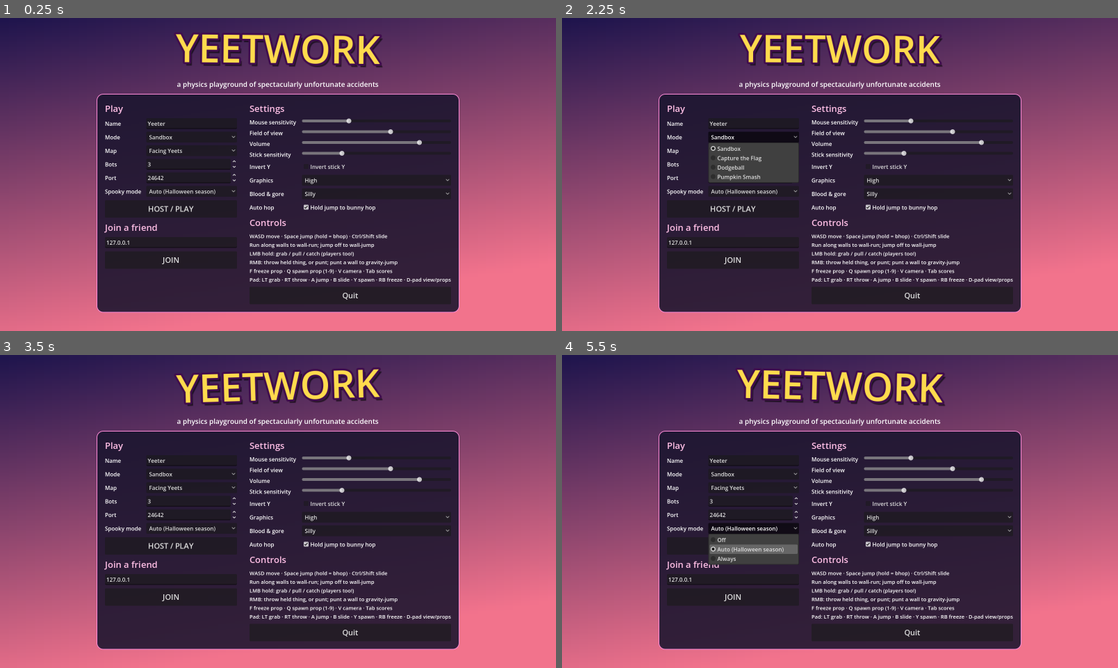
Above: before the commit, frames 1-4 (two rows, left to right).
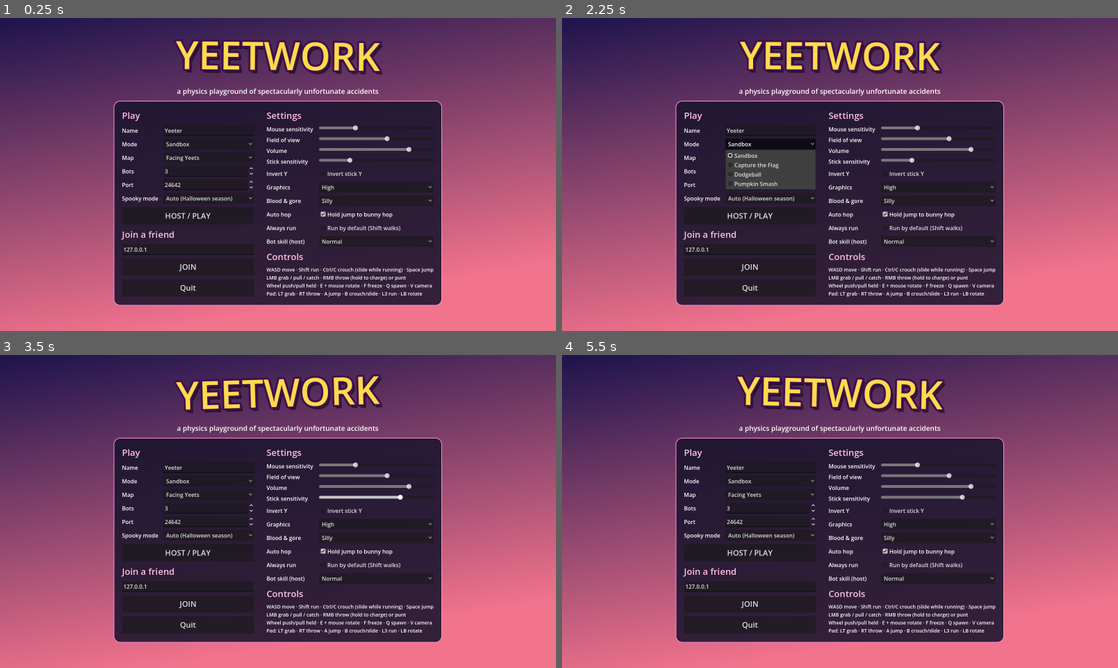
Above: after the commit, the same moments.

Repository: badsadcode/yeetwork
Game: Godot game, scene res://main.tscn
The game is run twice, just before and just after one commit, with the same random seed, the same clock (stepped at 60 frames per second) and the same inputs.
Inputs (mouse positions are in pixels of both pictures, inside the frame that each line leads up to):
- Up to frame 1 (0.25 s): no input
- Up to frame 2 (2.25 s): click (940, 240) at 0.5 s, where only the run after the commit has a clickable "Normal"; click (940, 240) at 1.25 s, where only the run after the commit has a clickable "Normal"; click "Sandbox" at 2 s
- Up to frame 3 (3.5 s): tap Enter at 2.75 s; move the mouse to (400, 495) at 2.77 s; hold D (move_right) from 2.78 s (still down); hold Ctrl (crouch) from 2.78 s (still down); click (400, 495) at 2.92 s; tap Space (jump) at 3.02, 3.32 s; tap Shift (run, bound only after the commit) at 3.05 s
- Up to frame 4 (5.5 s): move the mouse to (728, 527) at 3.52 s; release D (move_right) at 3.53 s; release Ctrl (crouch) at 3.53 s; hold S (move_back) 3.53-4.28 s; tap Shift (run, bound only after the commit) at 3.6 s; click (728, 527) at 3.67 s; tap Space (jump) at 3.77, 4.07, 5.1, 5.27 s; tap C at 3.8, 4.35 s; move the mouse to (895, 442) at 4.27 s; hold D (move_right) 4.28-5.03 s; hold Space (jump) 4.28-5.03 s; click (895, 442) at 4.42 s; move the mouse to (812, 574) at 5.02 s; hold W (move_forward) from 5.03 s (still down); click (812, 574) at 5.17 s; tap Ctrl (crouch) at 5.3 s

The runs differ from the first frame. In frame 1, 17% of the frame differs, in the area x 17-83%, y 5-95%; in frame 2, 18%; in frame 3, 17%; in frame 4, 18%, in the area x 17-83%, y 4-95%.

Commit message:
Walk/run movement, Always run option, bot skill levels
- Characters walk by default (5 m/s); hold Shift to run (9.5 m/s). On a
  pad, clicking L3 toggles running until you stop. Settings > Always run
  flips it: run by default, Shift walks
- Shift no longer crouches. Crouch is Ctrl/C (B on a pad) and only turns
  into a slide when running
- Bot skill setting (Easy / Normal / Hard, default Normal). Easy and
  Normal turn slower, aim sloppier, lead less, wait longer before
  throwing, punt less, see less far, bunny hop less and hang back instead
  of shoving the prop into you. Hard is the old bot. --bot-skill flag
- Menu controls text updated; Quit moved so the menu fits 1280x800
- Tests: walk speed, no slide while walking

Co-Authored-By: Claude Opus 5.5 <noreply@anthropic.com>
Claude-Session: https://claude.ai/code/session_0158inPvinANtwyDsJ2ShGXm

Diff:
--- a/scripts/bots/bot_brain.gd
+++ b/scripts/bots/bot_brain.gd
@@ -21,6 +21,22 @@
 var _punt_cd := 0.0
 var _jump_held := false
 var _release_in := 0.0
+var _hopping := false
+var _miss := Vector3.ZERO # per-target aim error, re-rolled each think
+
+# Per Game.bot_skill (easy, normal, hard). Hard is the original, merciless bot.
+const TURN_RATE := [2.5, 4.0, 7.0]
+const AIM_SLOP := [3.2, 1.8, 0.0] # metres of miss at the target
+const LEAD := [0.0, 0.5, 1.0]
+const THROW_DELAY := [1.6, 1.0, 0.4]
+const SIGHT := [28.0, 42.0, 60.0]
+const PUNT_REST := [3.0, 1.8, 1.0]
+const HOP := [0.15, 0.4, 0.7]
+const CHARGE := [0.0, 0.6, 1.0]
+
+
+func _skill() -> int:
+	return clampi(Game.bot_skill, 0, 2)
 
 
 func _init(p_pl: Player, p_world: Node) -> void:
@@ -41,7 +57,9 @@
 	_think -= delta
 	_punt_cd -= delta
 	if _think <= 0.0:
-		_think = 0.25 + _rng.randf() * 0.2
+		_think = 0.25 + _rng.randf() * 0.2 + (2 - _skill()) * 0.1
+		_miss = Vector3(_rng.randf_range(-1, 1), _rng.randf_range(-0.5, 1), _rng.randf_range(-1, 1)) * AIM_SLOP[_skill()]
+		_hopping = _rng.randf() < HOP[_skill()]
 		_reconsider()
 
 	var holding := pl.gun.held_kind != GravityGun.Kind.NONE
@@ -59,9 +77,12 @@
 			look_at = _goal + Vector3.UP
 		elif _enemy and is_instance_valid(_enemy) and _enemy.is_alive():
 			var d := eye.distance_to(_enemy.body_center())
-			var lead := _enemy.velocity * clampf(d / 35.0, 0.0, 0.8)
-			look_at = _enemy.body_center() + lead + Vector3.UP * d * 0.02
-			if d < 40.0 and _hold_timer > 0.4 and _can_see(_enemy.body_center()) and _aim_error(look_at) < 0.12:
+			var lead: Vector3 = _enemy.velocity * clampf(d / 35.0, 0.0, 0.8) * LEAD[_skill()]
+			look_at = _enemy.body_center() + lead + Vector3.UP * d * 0.02 + _miss * clampf(d / 15.0, 0.7, 1.5)
+			# Weaker bots hang back to throw instead of bulldozing you with the prop.
+			if _skill() < 2:
+				want_move = d > 7.0 + (1 - _skill()) * 4.0
+			if d < 40.0 and _hold_timer > THROW_DELAY[_skill()] and _can_see(_enemy.body_center()) and _aim_error(look_at) < 0.12:
 				_throw(d)
 		elif _hold_timer > 4.0:
 			_throw()
@@ -90,7 +111,7 @@
 				look_at = _enemy.body_center()
 				if _aim_error(look_at) < 0.3:
 					world.gun_action(pl, GravityGun.Action.THROW)
-					_punt_cd = 1.0 + _rng.randf()
+					_punt_cd = PUNT_REST[_skill()] + _rng.randf()
 	_aim(look_at, delta)
 	_steer(delta, want_move)
 
@@ -100,7 +121,7 @@
 	if _release_in > 0.0:
 		return
 	world.gun_action(pl, GravityGun.Action.THROW)
-	_release_in = clampf((distance - 8.0) / 25.0, 0.05, GravityGun.CHARGE_TIME) + _rng.randf() * 0.1
+	_release_in = clampf((distance - 8.0) / 25.0, 0.05, GravityGun.CHARGE_TIME) * CHARGE[_skill()] + 0.05 + _rng.randf() * 0.1
 
 
 func _finish_throw() -> void:
@@ -169,7 +190,7 @@
 
 func _find_enemy() -> Player:
 	var best: Player = null
-	var best_d := 60.0
+	var best_d: float = SIGHT[_skill()]
 	for o: Player in world.players.values():
 		if o == pl or not o.is_alive() or world.are_teammates(o, pl):
 			continue
@@ -213,7 +234,7 @@
 		return
 	_aim_yaw = atan2(-to.x, -to.z)
 	_aim_pitch = atan2(to.y, Vector2(to.x, to.z).length())
-	var k := 1.0 - exp(-7.0 * delta)
+	var k := 1.0 - exp(-TURN_RATE[_skill()] * delta)
 	pl.yaw = lerp_angle(pl.yaw, _aim_yaw, k)
 	pl.pitch = lerpf(pl.pitch, clampf(_aim_pitch, -1.4, 1.4), k)
 
@@ -254,7 +275,7 @@
 		_stuck += delta
 	else:
 		_stuck = 0.0
-	var hop := to.length() > 12.0 and _rng.randf() < 0.7
+	var hop := to.length() > 12.0 and _hopping
 	if _stuck > 0.5:
 		cmd.jump_pressed = true
 		_stuck = 0.0
--- a/scripts/core/game.gd
+++ b/scripts/core/game.gd
@@ -47,6 +47,8 @@
 var fov := 100.0
 var gore_level := 1 # 0 = off, 1 = silly, 2 = extreme
 var auto_bhop := true
+var always_run := false
+var bot_skill := 1 # 0 = easy, 1 = normal, 2 = hard
 var graphics := -1 # 0 = low, 1 = medium, 2 = high; -1 = pick automatically
 var stick_sensitivity := 1.0
 var invert_y := false
@@ -114,6 +116,8 @@
 	cfg.set_value("player", "fov", fov)
 	cfg.set_value("player", "gore", gore_level)
 	cfg.set_value("player", "auto_bhop", auto_bhop)
+	cfg.set_value("player", "always_run", always_run)
+	cfg.set_value("match", "bot_skill", bot_skill)
 	cfg.set_value("match", "halloween", halloween)
 	cfg.set_value("video", "graphics", graphics)
 	cfg.set_value("player", "stick_sensitivity", stick_sensitivity)
@@ -139,6 +143,8 @@
 	fov = cfg.get_value("player", "fov", fov)
 	gore_level = cfg.get_value("player", "gore", gore_level)
 	auto_bhop = cfg.get_value("player", "auto_bhop", auto_bhop)
+	always_run = cfg.get_value("player", "always_run", always_run)
+	bot_skill = cfg.get_value("match", "bot_skill", bot_skill)
 	halloween = cfg.get_value("match", "halloween", halloween)
 	graphics = cfg.get_value("video", "graphics", graphics)
 	stick_sensitivity = cfg.get_value("player", "stick_sensitivity", stick_sensitivity)
@@ -232,7 +238,8 @@
 	_key("move_left", [KEY_A, KEY_LEFT])
 	_key("move_right", [KEY_D, KEY_RIGHT])
 	_key("jump", [KEY_SPACE])
-	_key("crouch", [KEY_CTRL, KEY_C, KEY_SHIFT])
+	_key("crouch", [KEY_CTRL, KEY_C])
+	_key("run", [KEY_SHIFT])
 	_key("freeze_prop", [KEY_F])
 	_key("spawn_prop", [KEY_Q])
 	_key("toggle_view", [KEY_V])
@@ -262,7 +269,7 @@
 	_pad("suicide", JOY_BUTTON_DPAD_DOWN)
 	_pad("prev_slot", JOY_BUTTON_DPAD_LEFT)
 	_pad("next_slot", JOY_BUTTON_DPAD_RIGHT)
-	_pad("crouch", JOY_BUTTON_LEFT_STICK)
+	_pad("run_toggle", JOY_BUTTON_LEFT_STICK)
 	_pad("freeze_prop", JOY_BUTTON_RIGHT_SHOULDER)
 	_axis("move_forward", JOY_AXIS_LEFT_Y, -1.0)
 	_axis("move_back", JOY_AXIS_LEFT_Y, 1.0)
--- a/scripts/core/main.gd
+++ b/scripts/core/main.gd
@@ -3,7 +3,7 @@
 ## network peer.
 ##
 ## Command line (after `--`):  --host  --join <ip>  --mode sandbox|ctf|dodgeball
-##   --bots <n>  --port <n>  --name <name>  --autotest <seconds>  (quit after N seconds)
+##   --bots <n>  --bot-skill 0|1|2  --port <n>  --name <name>  --autotest <seconds>  (quit after N seconds)
 ##   --screenshot <png> (save a screenshot after 2.5 s, then quit)
 ##   --map prime|facing|<map name in res://maps>  --validate (check a map, then quit)  --test (gameplay smoke tests)  --tour <dir> [--tour-mode destruction|charge]  (save screenshots from fixed viewpoints, then quit)
 
@@ -55,6 +55,9 @@
 			"--map":
 				# Built-in key ("prime", "facing"), a map file name in res://maps, or a path.
 				Game.map = next if next in ["prime", "facing"] or next.begins_with("res://") else "res://maps/%s.tscn" % next.trim_suffix(".tscn")
+				i += 1
+			"--bot-skill":
+				Game.bot_skill = int(next)
 				i += 1
 			"--bots":
 				Game.bot_count = int(next)
--- a/scripts/player/player.gd
+++ b/scripts/player/player.gd
@@ -26,7 +26,8 @@
 
 const GRAVITY := 24.0
 const MAX_SPEED := 9.5
-const CROUCH_SPEED := 4.5
+const WALK_SPEED := 5.0
+const CROUCH_SPEED := 3.5
 const GROUND_ACCEL := 11.0
 const AIR_ACCEL := 14.0
 const AIR_CAP := 0.75
@@ -55,6 +56,7 @@
 	var jump := false
 	var jump_pressed := false
 	var crouch := false
+	var run := true # bots and tests always run; local humans walk unless running
 
 
 # Identity (replicated).
@@ -84,6 +86,7 @@
 var bot_brain: RefCounted
 
 var crouched := false
+var _run_toggle := false
 var sliding := false
 var wallrunning := false
 var wall_normal := Vector3.ZERO
@@ -313,6 +316,7 @@
 		cmd.jump = false
 		cmd.jump_pressed = false
 		cmd.crouch = false
+		cmd.run = false
 		return
 	# Gamepad look.
 	var look := Input.get_vector("look_left", "look_right", "look_up", "look_down")
@@ -331,6 +335,12 @@
 	_jump_held_last = jump_now
 	cmd.jump = jump_now
 	cmd.crouch = Input.is_action_pressed("crouch")
+	# Shift / L3 runs (L3 toggles until you stop); with "Always run" they walk instead.
+	if Input.is_action_just_pressed("run_toggle"):
+		_run_toggle = not _run_toggle
+	if cmd.move.length() < 0.2:
+		_run_toggle = false
+	cmd.run = Game.always_run != (Input.is_action_pressed("run") or _run_toggle)
 	if not is_alive():
 		return
 	if Input.is_action_just_pressed("gun_grab"):
@@ -438,7 +448,7 @@
 	# Crouch / stand.
 	if cmd.crouch and not crouched:
 		_set_crouched(true)
-		if grounded and horizontal_speed() > SLIDE_MIN_SPEED:
+		if grounded and cmd.run and horizontal_speed() > SLIDE_MIN_SPEED:
 			_start_slide()
 	elif not cmd.crouch and crouched and _can_stand():
 		_set_crouched(false)
@@ -460,7 +470,8 @@
 			_slide(delta, wish_dir)
 		else:
 			_friction(delta, FRICTION)
-			_accelerate(wish_dir, (CROUCH_SPEED if crouched else MAX_SPEED) * wish_speed, GROUND_ACCEL, delta)
+			var top := CROUCH_SPEED if crouched else (MAX_SPEED if cmd.run else WALK_SPEED)
+			_accelerate(wish_dir, top * wish_speed, GROUND_ACCEL, delta)
 		var floor_n := get_floor_normal()
 		if floor_n.is_normalized():
 			velocity = velocity.slide(floor_n)
--- a/scripts/ui/hud.gd
+++ b/scripts/ui/hud.gd
@@ -213,7 +213,7 @@
 func _build_pause() -> void:
 	_pause = PanelContainer.new()
 	_pause.set_anchors_preset(Control.PRESET_CENTER)
-	_pause.position = Vector2(-240, -250)
+	_pause.position = Vector2(-240, -330)
 	_pause.custom_minimum_size = Vector2(480, 0)
 	_pause.add_theme_stylebox_override("panel", _panel_style(0.92))
 	_pause.visible = false
--- a/scripts/ui/main_menu.gd
+++ b/scripts/ui/main_menu.gd
@@ -141,10 +141,10 @@
 	right.add_child(SettingsForm.build_settings_controls())
 	_header(right, "Controls")
 	var help := Label.new()
-	help.text = "WASD move · Space jump (hold = bhop) · Ctrl/Shift slide\nRun along walls to wall-run; jump off to wall-jump\nLMB hold: grab / pull / catch (players too!)\nRMB: throw held thing, or punt; punt a wall to gravity-jump\nF freeze prop · Q spawn prop (1-9) · V camera · Tab scores\nPad: LT grab · RT throw · A jump · B slide · Y spawn · RB freeze · D-pad view/props"
-	help.add_theme_font_size_override("font_size", 15)
+	help.text = "WASD move · Shift run · Ctrl/C crouch (slide while running) · Space jump\nLMB grab / pull / catch · RMB throw (hold to charge) or punt\nWheel push/pull held · E + mouse rotate · F freeze · Q spawn · V camera\nPad: LT grab · RT throw · A jump · B crouch/slide · L3 run · LB rotate"
+	help.add_theme_font_size_override("font_size", 14)
 	right.add_child(help)
-	var quit := _button(right, "Quit")
+	var quit := _button(left, "Quit")
 	quit.pressed.connect(func(): quit_pressed.emit())
 
 	_status = Label.new()
--- a/scripts/ui/settings_form.gd
+++ b/scripts/ui/settings_form.gd
@@ -40,6 +40,17 @@
 	bhop.button_pressed = Game.auto_bhop
 	bhop.toggled.connect(func(on): Game.auto_bhop = on)
 	_row(g, "Auto hop", bhop)
+	var run := CheckBox.new()
+	run.text = "Run by default (Shift walks)"
+	run.button_pressed = Game.always_run
+	run.toggled.connect(func(on): Game.always_run = on)
+	_row(g, "Always run", run)
+	var skill := OptionButton.new()
+	for item in ["Easy", "Normal", "Hard"]:
+		skill.add_item(item)
+	skill.selected = clampi(Game.bot_skill, 0, 2)
+	skill.item_selected.connect(func(i): Game.bot_skill = i)
+	_row(g, "Bot skill (host)", skill)
 	return g
 
 
--- a/tests/test_runner.gd
+++ b/tests/test_runner.gd
@@ -50,6 +50,7 @@
 	pl.cmd.move = Vector2.ZERO
 	pl.cmd.jump = false
 	pl.cmd.crouch = false
+	pl.cmd.run = true
 	await ticks(10)
 
 
@@ -59,6 +60,19 @@
 	pl.cmd.move = Vector2(0, 1)
 	await ticks(150)
 	check("ground run speed", absf(pl.horizontal_speed() - Player.MAX_SPEED) < 0.6, "%.2f m/s" % pl.horizontal_speed())
+
+	# 1b. Walking: slower, and crouching while walking doesn't slide.
+	await reset(Vector3(-50, 0.2, -24), -PI * 0.5)
+	pl.cmd.run = false
+	pl.cmd.move = Vector2(0, 1)
+	await ticks(120)
+	var walk := pl.horizontal_speed()
+	check("walk speed", absf(walk - Player.WALK_SPEED) < 0.6, "%.2f m/s" % walk)
+	pl.cmd.crouch = true
+	await ticks(5)
+	check("no slide while walking", not pl.sliding, "%.1f m/s" % pl.horizontal_speed())
+	pl.cmd.crouch = false
+	pl.cmd.run = true
 
 	# 2. Bunny hop + air strafe gains speed.
 	await reset(Vector3(-55, 0.2, -24), -PI * 0.5)
Not shown, changed: README.md
Not shown, changed: docs/STEAM_DECK.md
